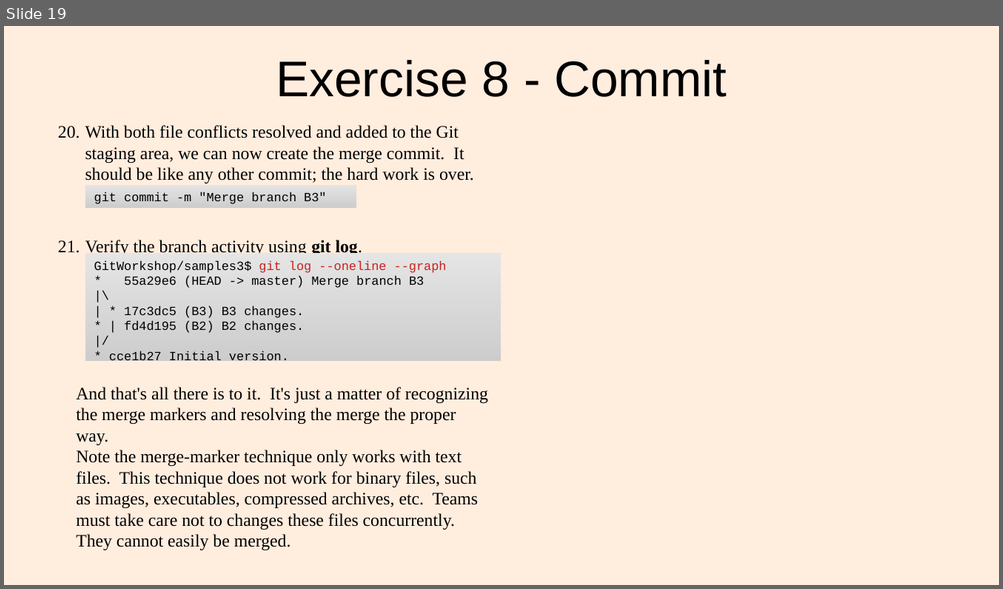
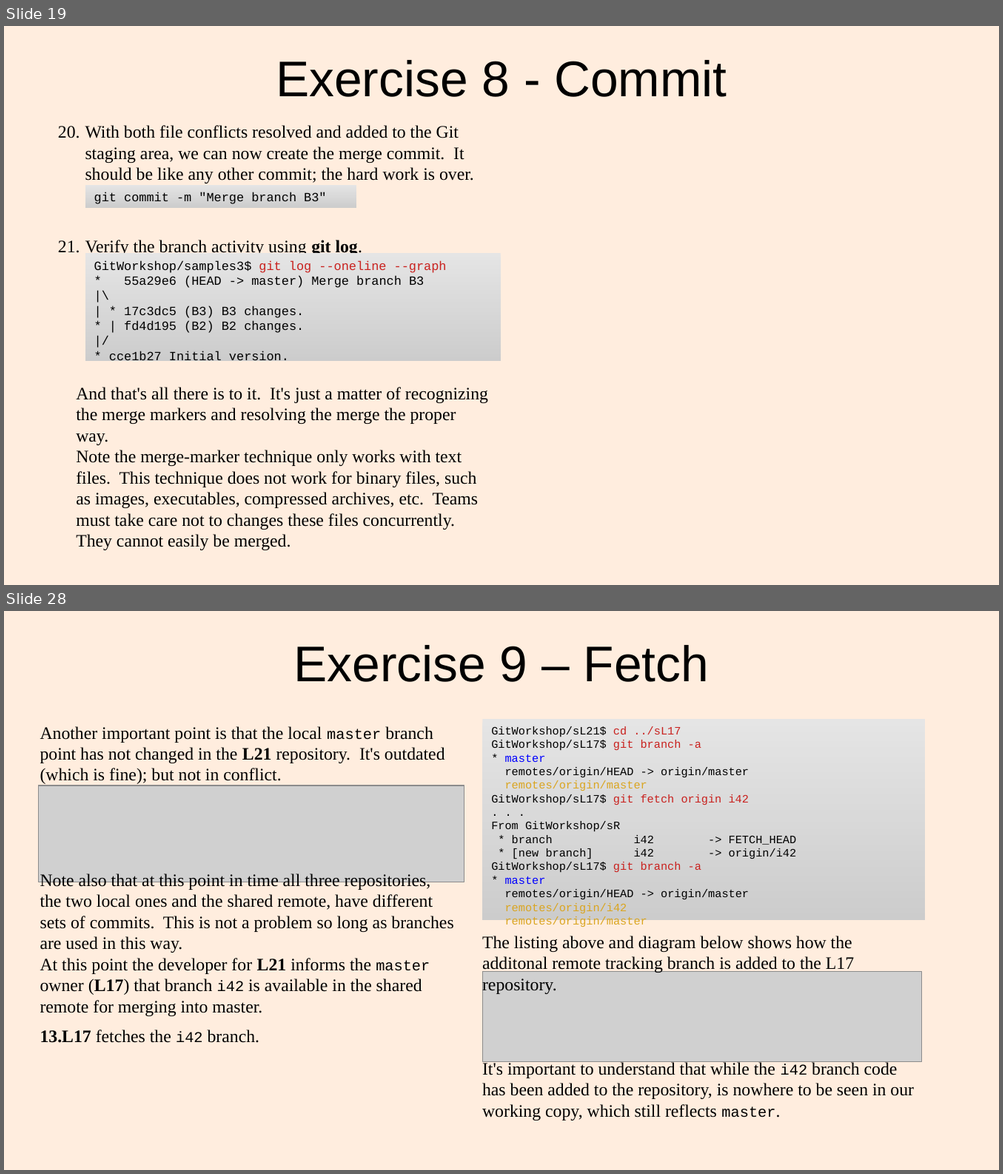
Before and after one commit to lacounty-isab/workshops, a slide deck: git/GitWorkshop2.odp. Shown one above the other, each under a label of ours: slide 19 before the commit, slides 19 and 28 after it; the slides between them are not shown. The pictures are 1003x589 and 1003x1174 pixels, drawn with LibreOffice and Linux fonts; fonts in the diff are those of the drawing; grey boxes stand for pictures. Boxes give left, top, right and bottom in pixels: in the first picture for what was removed or moved away, otherwise in the second. Text is boxed around its words. In the diff, an @@ line names an element or a change of style, - is before the commit and + after.

Commit message:
Almost finished Part 2, Exercise 9

```diff
--- a/git/GitWorkshop2.odp
+++ b/git/GitWorkshop2.odp
@@ slide 28 added at (x1=4, y1=611, x2=999, y2=1170), background #FFEDDE @@
@@ title added at (x1=294, y1=645, x2=708, y2=682), 40 pt, text #000000 @@
+Exercise 9 – Fetch
@@ rectangle added at (x1=482, y1=719, x2=925, y2=920), fill gradient #E5E5E5 to #E4E4E4 to #E3E3E3, 9 pt, text #000000 @@
+GitWorkshop/sL21$ cd ../sL17
+GitWorkshop/sL17$ git branch -a
+* master
+remotes/origin/HEAD -> origin/master
+remotes/origin/master
+GitWorkshop/sL17$ git fetch origin i42
+. . .
+From GitWorkshop/sR
+* branch i42 -> FETCH_HEAD
+* [new branch] i42 -> origin/i42
+GitWorkshop/sL17$ git branch -a
+* master
+remotes/origin/HEAD -> origin/master
+remotes/origin/i42
+remotes/origin/master
@@ text added at (x1=40, y1=726, x2=453, y2=1043), 14 pt, text #000000 @@
+Another important point is that the local master branch point has not changed in the L21 repository. It's outdated (which is fine); but not in conflict.
+Note also that at this point in time all three repositories, the two local ones and the shared remote, have different sets of commits. This is not a problem so long as branches are used in this way.
+At this point the developer for L21 informs the master owner (L17) that branch i42 is available in the shared remote for merging into master.
+13. L17 fetches the i42 branch.
@@ picture added at (x1=38, y1=785, x2=464, y2=882) @@
@@ text added at (x1=482, y1=936, x2=913, y2=1121), 14 pt, text #000000 @@
+The listing above and diagram below shows how the additonal remote tracking branch is added to the L17 repository.
+It's important to understand that while the i42 branch code has been added to the repository, is nowhere to be seen in our working copy, which still reflects master.
@@ picture added at (x1=482, y1=972, x2=922, y2=1062) @@
```
Also in this commit, not shown: 2 slides changed, 9 other slides added, 8 other files.
